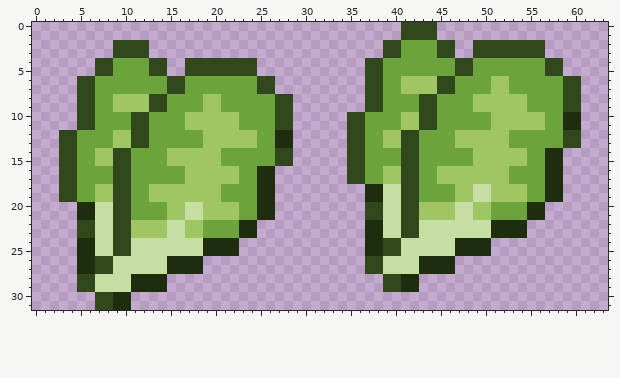
Pixel-art sprite: NuclearBurger/assets/lettuce.png. Above is the file before it was changed.
The file is 64x32 pixels.
The result:
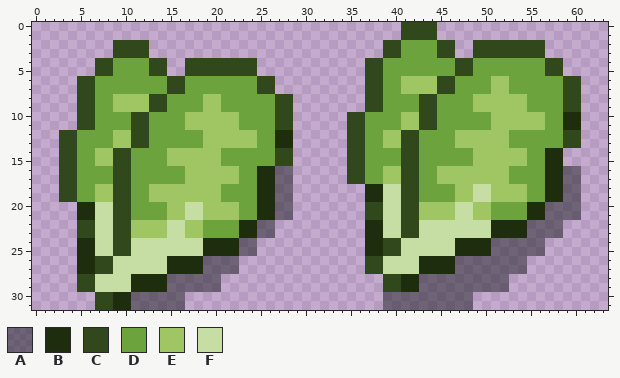
Palette (. is transparent): A #1b1c2180  B #1d2d0e  C #31471c  D #6ca33c  E #9fc663  F #c6dda3
What changed:
@@ x 0..63 @@
 15 ...CCDDEECCDDDDEEEEEEDDDDDDCC......CCDDDDCCDDDDDDEEEEEEDDBB.....
-16 ...CCDDDDCCDDDDDDEEEEEEDDBB........CCDDEECCDDEEEEEEEEDDDDBB.....
-17 ...CCDDDDCCDDDDDDEEEEEEDDBB........CCDDEECCDDEEEEEEEEDDDDBB.....
-18 ...CCDDEECCDDEEEEEEEEDDDDBB..........BBFFCCDDDDEEFFEEEEDDBB.....
-19 ...CCDDEECCDDEEEEEEEEDDDDBB..........BBFFCCDDDDEEFFEEEEDDBB.....
-20 .....BBFFCCDDDDEEFFEEEEDDBB..........CCFFCCEEEEFFEEDDDDBB.......
-21 .....BBFFCCDDDDEEFFEEEEDDBB..........CCFFCCEEEEFFEEDDDDBB.......
-22 .....CCFFCCEEEEFFEEDDDDBB............BBFFCCFFFFFFFFBBBB.........
-23 .....CCFFCCEEEEFFEEDDDDBB............BBFFCCFFFFFFFFBBBB.........
-24 .....BBFFCCFFFFFFFFBBBB..............BBCCFFFFFFBBBB.............
-25 .....BBFFCCFFFFFFFFBBBB..............BBCCFFFFFFBBBB.............
-26 .....BBCCFFFFFFBBBB..................CCFFFFBBBB.................
-27 .....BBCCFFFFFFBBBB..................CCFFFFBBBB.................
-28 .....CCFFFFBBBB........................CCBB.....................
-29 .....CCFFFFBBBB........................CCBB.....................
-30 .......CCBB.....................................................
-31 .......CCBB.....................................................
+16 ...CCDDDDCCDDDDDDEEEEEEDDBBAA......CCDDEECCDDEEEEEEEEDDDDBBAA...
+17 ...CCDDDDCCDDDDDDEEEEEEDDBBAA......CCDDEECCDDEEEEEEEEDDDDBBAA...
+18 ...CCDDEECCDDEEEEEEEEDDDDBBAA........BBFFCCDDDDEEFFEEEEDDBBAA...
+19 ...CCDDEECCDDEEEEEEEEDDDDBBAA........BBFFCCDDDDEEFFEEEEDDBBAA...
+20 .....BBFFCCDDDDEEFFEEEEDDBBAA........CCFFCCEEEEFFEEDDDDBBAAAA...
+21 .....BBFFCCDDDDEEFFEEEEDDBBAA........CCFFCCEEEEFFEEDDDDBBAAAA...
+22 .....CCFFCCEEEEFFEEDDDDBBAA..........BBFFCCFFFFFFFFBBBBAAAA.....
+23 .....CCFFCCEEEEFFEEDDDDBBAA..........BBFFCCFFFFFFFFBBBBAAAA.....
+24 .....BBFFCCFFFFFFFFBBBBAA............BBCCFFFFFFBBBBAAAAAA.......
+25 .....BBFFCCFFFFFFFFBBBBAA............BBCCFFFFFFBBBBAAAAAA.......
+26 .....BBCCFFFFFFBBBBAAAA..............CCFFFFBBBBAAAAAAAA.........
+27 .....BBCCFFFFFFBBBBAAAA..............CCFFFFBBBBAAAAAAAA.........
+28 .....CCFFFFBBBBAAAAAA..................CCBBAAAAAAAAAA...........
+29 .....CCFFFFBBBBAAAAAA..................CCBBAAAAAAAAAA...........
+30 .......CCBBAAAAAA......................AAAAAAAAAA...............
+31 .......CCBBAAAAAA......................AAAAAAAAAA...............
Pixel boxes of the changes (left, top, right, bottom) in both pictures:
added: (131, 166, 293, 310)
added: (383, 166, 581, 310)
